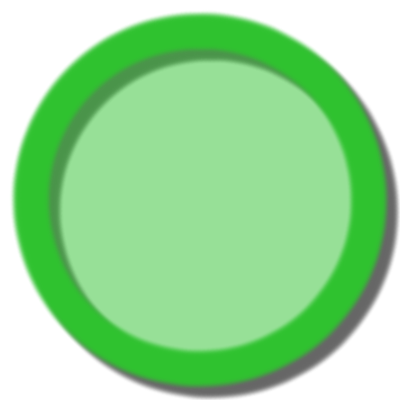
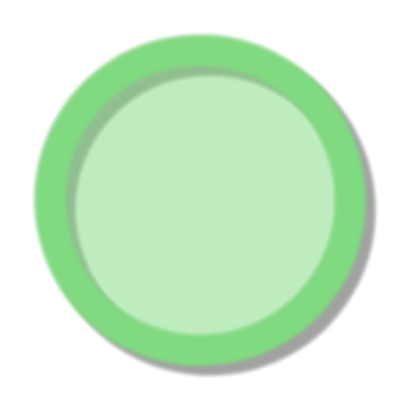
The second 400×400 image is a revision of the first. Changes to its layers:
hid group "node-active" (3 layers) over 10, 10, 400, 400
added group "node copy" (61%) with 3 layers above "node" over 30, 31, 379, 380
added layer "Layer #6" (50%) in group "node copy" over 50, 50, 350, 350
added layer "Layer #7" in group "node copy" over 30, 31, 369, 370
added layer "Layer #8" (60%) in group "node copy" over 40, 41, 379, 380
